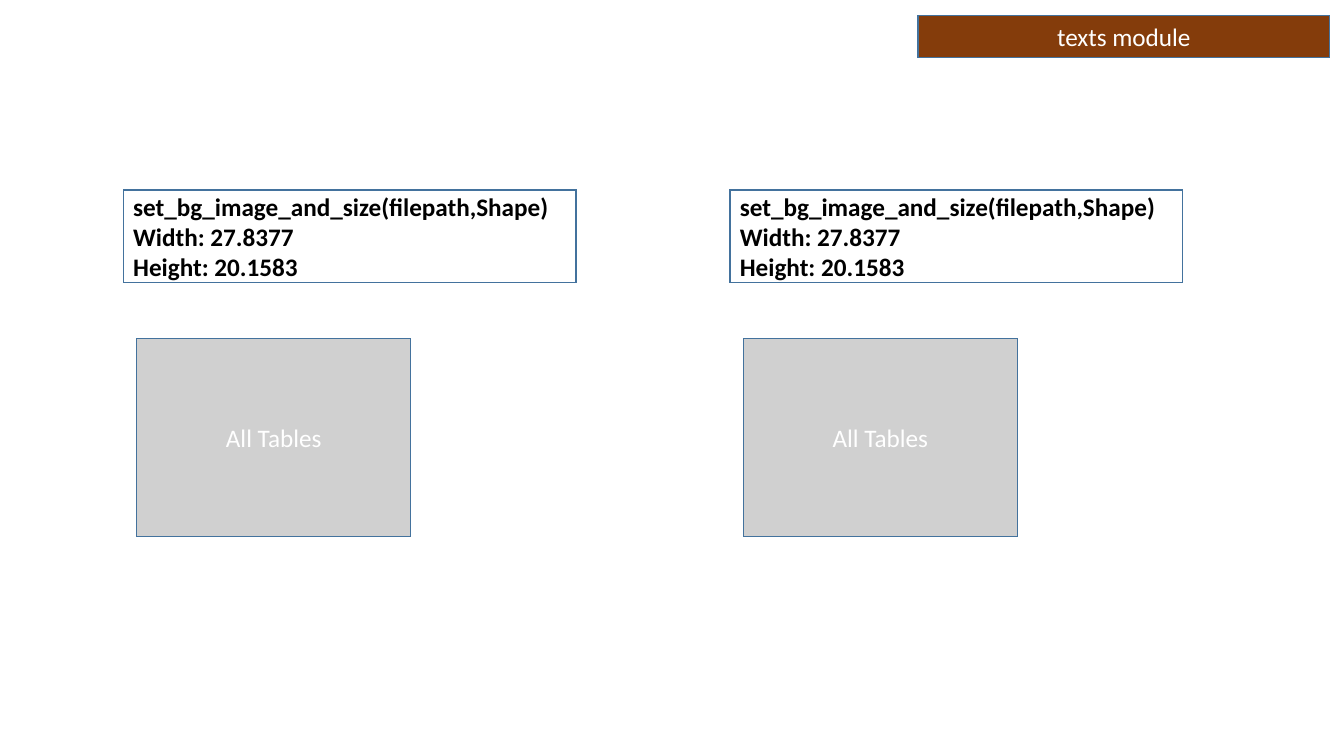
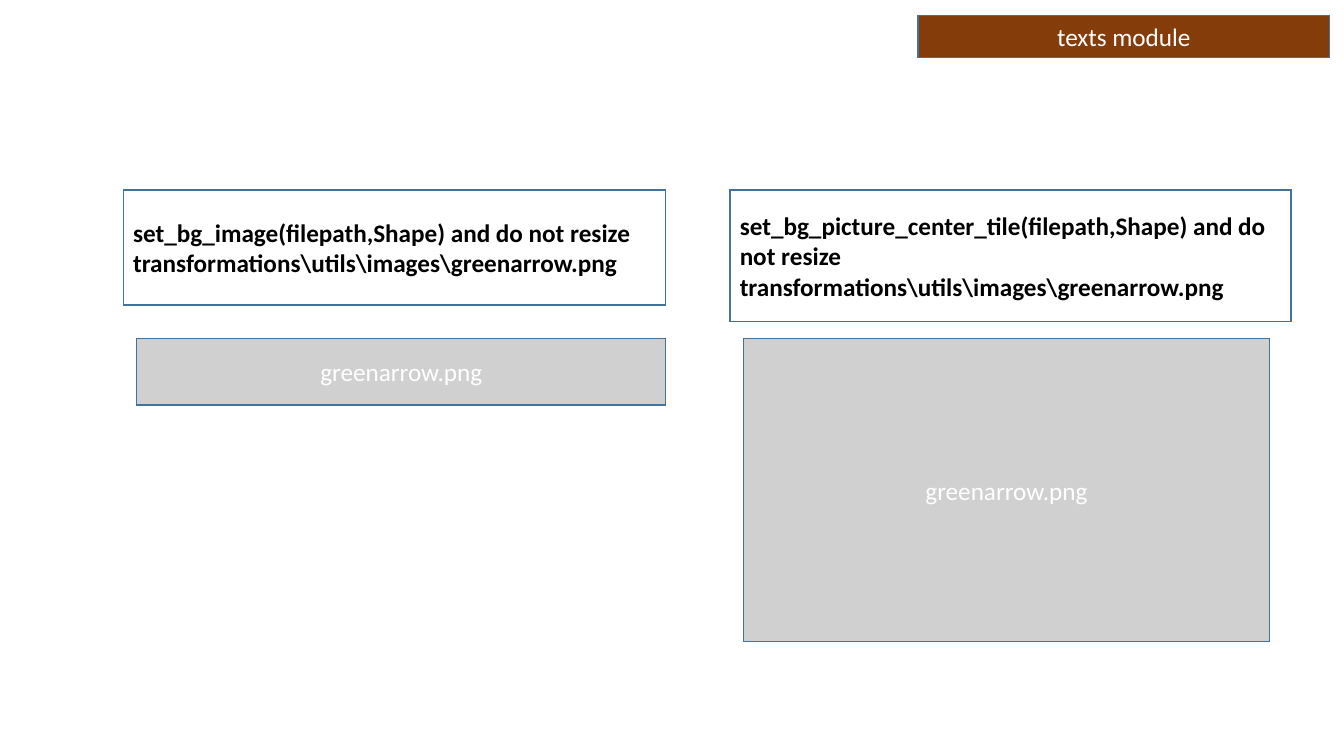
Before and after one commit to Collette-Curson/forgetdata_Slides_modules, a slide deck: slide 19 of Scripts/test_manual_shapes.pptx. Drawn at 1344x756 pixels with LibreOffice and Linux fonts; fonts in the diff are those of the drawing; grey boxes stand for pictures. Boxes give left, top, right and bottom in pixels: in the first picture for what was removed or moved away, otherwise in the second. Text is boxed around its words. In the diff, an @@ line names an element or a change of style, - is before the commit and + after.

```diff
--- a/Scripts/test_manual_shapes.pptx
+++ b/Scripts/test_manual_shapes.pptx
@@ rectangle "set_bg_image(filepath,Shape) and do not resize ..." resized from (x1=123, y1=190, x2=576, y2=282) to (x1=123, y1=190, x2=665, y2=304) @@
@@ rectangle "set_bg_picture_center_tile(filepath,Shape) and do not resize ..." resized from (x1=730, y1=190, x2=1183, y2=282) to (x1=730, y1=190, x2=1292, y2=322) @@
@@ text in rectangle at (x1=133, y1=223, x2=630, y2=277): text changed @@
-set_bg_image_and_size(filepath,Shape)
-Width: 27.8377
-Height: 20.1583
+set_bg_image(filepath,Shape) and do not resize
+transformations\utils\images\greenarrow.png
@@ text in rectangle at (x1=740, y1=216, x2=1265, y2=301): text changed @@
-set_bg_image_and_size(filepath,Shape)
-Width: 27.8377
-Height: 20.1583
+set_bg_picture_center_tile(filepath,Shape) and do not resize
+transformations\utils\images\greenarrow.png
@@ picture "greenarrow.png" resized from (x1=137, y1=339, x2=411, y2=536) to (x1=137, y1=339, x2=666, y2=405) @@
@@ picture "greenarrow.png" resized from (x1=744, y1=339, x2=1018, y2=536) to (x1=744, y1=339, x2=1270, y2=642) @@
@@ text in picture at (x1=320, y1=369, x2=482, y2=385): text changed @@
-All Tables
+greenarrow.png
@@ text in picture at (x1=925, y1=488, x2=1087, y2=504): text changed @@
-All Tables
+greenarrow.png
```
Also in this commit, not shown: 3 other files.
